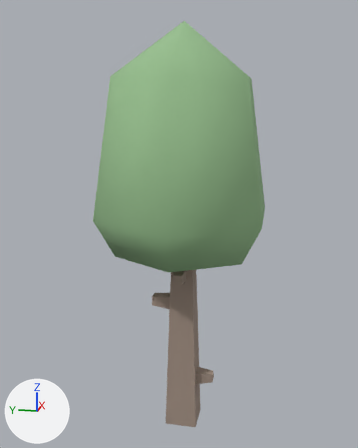
The glTF model web/public/models/tree-broadleaf-a.glb, before and after one commit.
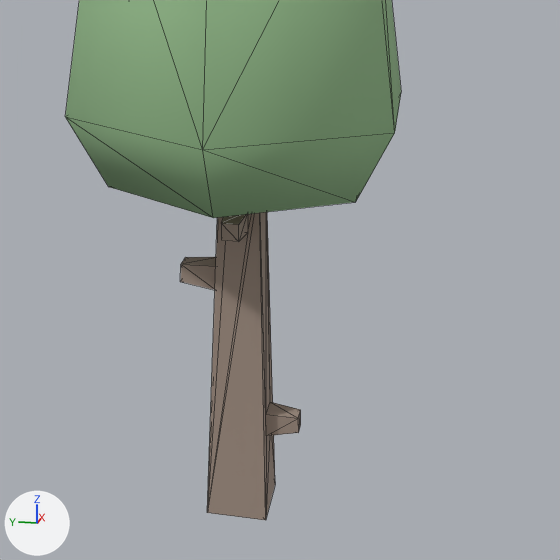
Each version is shown whole from a camera (50 mm lens) standing at (-1.16, -0.22, 0.824) and looking at (0.006, 0.013, 0.533), then close up on the part from 17% to 97% of the width and 36% to 100% of the height. Every picture has the same lights, and +X, +Y and +Z are marked at lower left. The last two pictures show the newer version. The close-ups show mesh edges as thin lines. Vertices at exactly the same position are counted once.

The first close-up shows 'tree-broadleaf-a'.
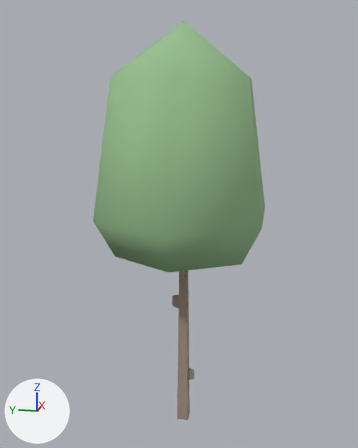
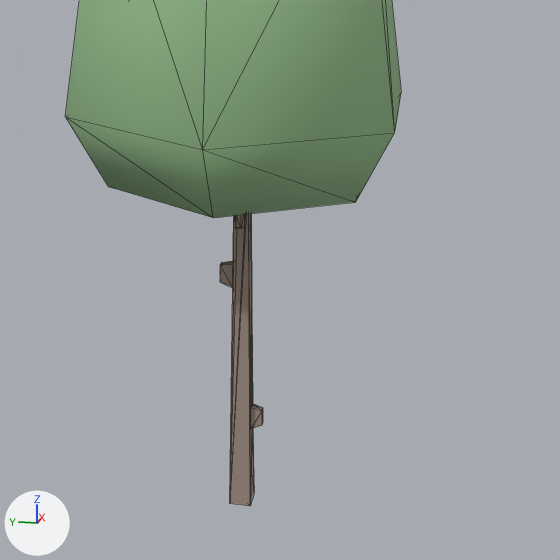
Where the change shows, as pixel boxes [x1, y1, x2, y2] in the close-ups (560 x 560 px; the box of a moved part takes in the faces that stretch with it):
'tree-broadleaf-a', reshaped: before [65, 0, 401, 520]; after [65, 0, 401, 506]
part 1 of me_tree_broadleaf_a, moved or reshaped: before [180, 212, 301, 520]; after [220, 214, 263, 506]

What changed in the scene script:
```text
Change me_tree_broadleaf_a:
    used by ob_tree_broadleaf_a; location = (0.0, 0.0, 0.0)
    remove me_tree_broadleaf_a.from_pydata(...)  # 59 vertices, 114 faces; spans x -0.221..0.221, y -0.191..0.191, z 0.0..1.0
    add me_tree_broadleaf_a.from_pydata(...)  # 64 vertices, 122 faces; spans x -0.221..0.221, y -0.191..0.191, z 0.0..1.0
    me_tree_broadleaf_a part 1
    36 vertices are removed from x -0.072..0.085, y -0.079..0.08, z 0.0..0.428
    74 faces are deleted
    41 vertices are added at x -0.026..0.03, y -0.028..0.029, z 0.0..0.469
    78 new faces join them, mat_bark (beige #a08e81)
    4 new faces join them, mat_foliage (greyish green #97bf8e)
```
